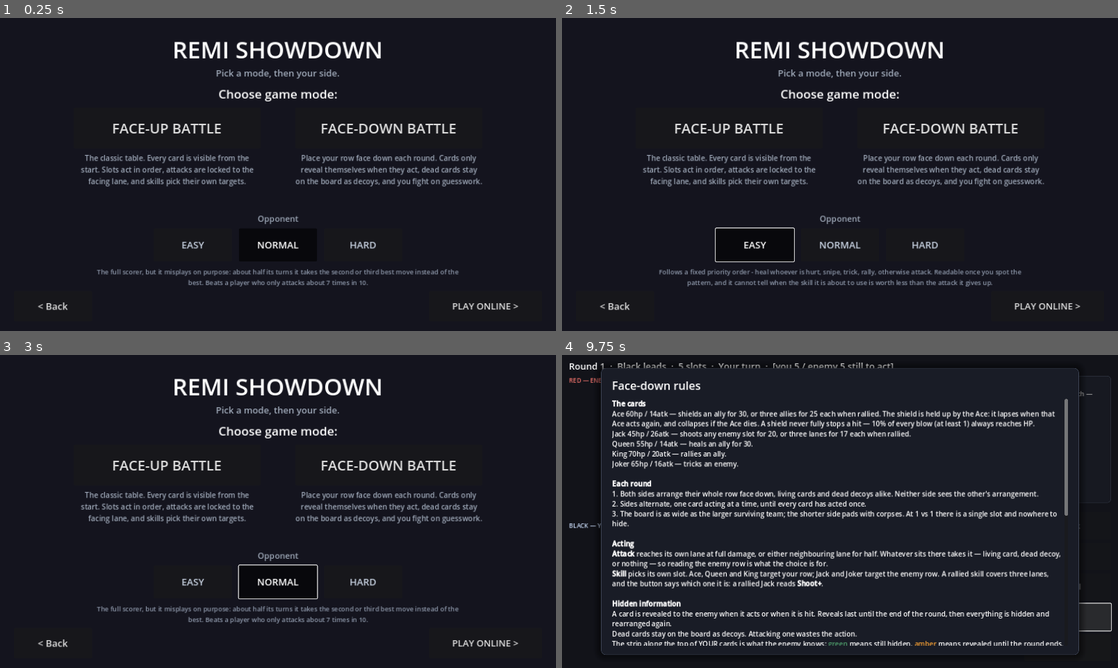
Above: before the commit, frames 1-4 (two rows, left to right).
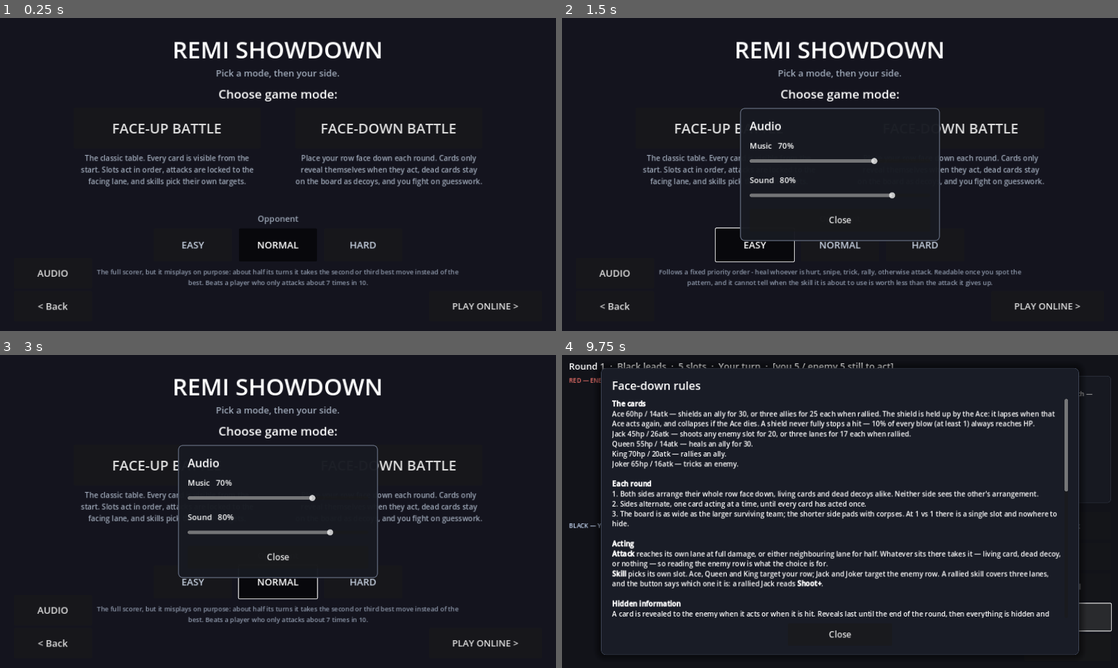
Above: after the commit, the same moments.

Repository: gunasuryo/remi-showdown
Game: Godot game, scene res://Scene/mode_select.tscn
Two runs of this game, one before a commit and one after it. Both use one fixed random seed, a clock stepped at 60 frames per second and the inputs below. Sound files missing from this copy of the repository are replaced by a short silence.
Inputs (mouse positions are in pixels of both pictures, inside the frame that each line leads up to):
- Up to frame 1 (0.25 s): no input
- Up to frame 2 (1.5 s): click (617, 274) at 0.5 s, where only the run after the commit has a clickable "AUDIO"; click "EASY" at 1.25 s
- Up to frame 3 (3 s): click "EASY" at 2 s; click "NORMAL" at 2.75 s
- Up to frame 4 (9.75 s): click "NORMAL" at 3.5 s; click "FACE-UP BATTLE" at 4.25 s; click "Play as BLACK" at 5 s; click "< Menu" at 5.75 s; click "FACE-DOWN BATTLE" at 6.5 s; click "Play as BLACK" at 7.25 s; click "Randomize" at 8 s; click "Lock in" at 8.75 s; click "Rules" at 9.5 s

The runs differ from the first frame. In frame 1, less than 0.1% of the frame differs, in the area x 6-13%, y 80-83%; in frame 2, 2.6%; in frame 3, 2.6%, in the area x 6-68%, y 28-83%; in frame 4, 1.4%.

Commit message:
feat added music to battle

Diff:
--- a/Scene/FaceDown/fd_table.tscn
+++ b/Scene/FaceDown/fd_table.tscn
@@ -359,6 +359,13 @@
 fit_content = true
 text = "[b]The cards[/b]\nAce 60hp / 14atk — shields an ally for 30, or three allies for 25 each when rallied. The shie …(3934 unchanged characters)…
 
+[node name="CloseRulesBtn" type="Button" parent="UI/Root/RulesPanel/M/V"]
+layout_mode = 2
+size_flags_horizontal = 4
+custom_minimum_size = Vector2(240, 52)
+theme_override_font_sizes/font_size = 20
+text = "Close"
+
 [node name="Over" type="PanelContainer" parent="UI/Root"]
 visible = false
 layout_mode = 1
--- /dev/null
+++ b/Scene/Shared/audio.gd
@@ -0,0 +1,145 @@
+extends Node
+
+# The one thing that owns sound. Autoloaded as `Audio`.
+#
+# It is an AUTOLOAD and that is the whole point, not a convenience. An
+# AudioStreamPlayer living in a scene is freed by change_scene_to_file(), so
+# music placed on suit_select would stop dead on the way to mode_select and
+# start again from the top on the way to the board. Every screen restarting the
+# same track is the usual symptom of putting the player in the scene. An
+# autoload is outside the scene being swapped, so the track just keeps playing.
+#
+# Volumes are applied to BUSES rather than to players. A player's volume_db only
+# moves that one sound; a bus moves everything routed to it, including sounds
+# that do not exist yet. The bus layout is default_bus_layout.tres: Master, with
+# Music and SFX feeding into it.
+
+const MUSIC_BUS := "Music"
+const SFX_BUS := "SFX"
+
+# Shares the file GameState already writes the server address into, so the game
+# has one preferences file rather than one per subsystem.
+const PREFS_PATH := "user://remi.cfg"
+
+# Silence is a real setting, so the slider has to reach it. Below this the bus
+# goes to actual -INF rather than a very quiet -40dB, because a fader that
+# bottoms out at "nearly silent" is a fader that sounds broken.
+const MIN_LINEAR := 0.001
+
+const MUSIC_TRACK := "res://Asset/Audio/Music/memento_loop.ogg"
+
+# 0.0 - 1.0, what the sliders show. The dB the bus actually takes is derived.
+var music_volume: float = 0.7
+var sfx_volume: float = 0.8
+
+var _music: AudioStreamPlayer = null
+var _sfx: Array[AudioStreamPlayer] = []
+var _next_sfx: int = 0
+
+# Enough voices that a few overlapping cues do not cut each other off. They are
+# made once here rather than per sound: spawning a player per effect makes the
+# node count jump around during a busy turn and every one of them has to be
+# freed afterwards.
+const SFX_VOICES: int = 8
+
+func _ready() -> void:
+	process_mode = Node.PROCESS_MODE_ALWAYS
+
+	_music = AudioStreamPlayer.new()
+	_music.bus = MUSIC_BUS
+	add_child(_music)
+	# Restart on its own if the stream ever ends. A looping OGG never reaches
+	# this, but an MP3 swapped in later, or an import that lost its Loop tick,
+	# otherwise leaves the game silent for the rest of the session.
+	_music.finished.connect(_on_music_finished)
+
+	for i in range(SFX_VOICES):
+		var p := AudioStreamPlayer.new()
+		p.bus = SFX_BUS
+		add_child(p)
+		_sfx.append(p)
+
+	load_prefs()
+	play_music()
+
+# ── Music ─────────────────────────────────────────────────────────────────
+
+func play_music(path: String = MUSIC_TRACK) -> void:
+	if _music == null:
+		return
+	var stream: AudioStream = load(path)
+	if stream == null:
+		push_warning("Audio: no music at %s" % path)
+		return
+	# Belt and braces over the import setting. Loop lives in the .import file
+	# (the Loop tick in the import dock) and is false by default, so it is one
+	# careless re-import away from a track that plays once and stops. Forcing it
+	# here costs nothing and makes the behaviour a property of the game rather
+	# than of a sidecar file.
+	if stream is AudioStreamOggVorbis or stream is AudioStreamMP3:
+		stream.loop = true
+	_music.stream = stream
+	_music.play()
+
+func stop_music() -> void:
+	if _music != null:
+		_music.stop()
+
+func _on_music_finished() -> void:
+	if _music != null and _music.stream != null:
+		_music.play()
+
+# ── SFX ───────────────────────────────────────────────────────────────────
+
+# Round-robin over the voice pool. Nothing calls this yet - there are no sound
+# effects in the project - but the SFX bus and its slider are wired, so adding
+# one is `Audio.play_sfx(preload(...))` and nothing else.
+func play_sfx(stream: AudioStream, pitch: float = 1.0) -> void:
+	if stream == null or _sfx.is_empty():
+		return
+	var p: AudioStreamPlayer = _sfx[_next_sfx]
+	_next_sfx = (_next_sfx + 1) % _sfx.size()
+	p.stream = stream
+	p.pitch_scale = pitch
+	p.play()
+
+# ── Volume ────────────────────────────────────────────────────────────────
+
+func set_music_volume(v: float) -> void:
+	music_volume = clampf(v, 0.0, 1.0)
+	_apply(MUSIC_BUS, music_volume)
+
+func set_sfx_volume(v: float) -> void:
+	sfx_volume = clampf(v, 0.0, 1.0)
+	_apply(SFX_BUS, sfx_volume)
+
+# A slider is linear and human hearing is not, so 0.5 on the slider has to mean
+# "half as loud", not "half the dB". linear_to_db does that conversion; setting
+# volume_db to the slider value directly is the classic way to get a control
+# that does nothing for most of its travel and then drops off a cliff.
+func _apply(bus_name: String, linear: float) -> void:
+	var idx := AudioServer.get_bus_index(bus_name)
+	if idx < 0:
+		push_warning("Audio: no bus named %s - is default_bus_layout.tres loaded?" % bus_name)
+		return
+	AudioServer.set_bus_volume_db(idx, linear_to_db(maxf(linear, MIN_LINEAR)))
+	AudioServer.set_bus_mute(idx, linear <= MIN_LINEAR)
+
+# ── Preferences ───────────────────────────────────────────────────────────
+
+func load_prefs() -> void:
+	var cfg := ConfigFile.new()
+	if cfg.load(PREFS_PATH) == OK:
+		music_volume = float(cfg.get_value("audio", "music", music_volume))
+		sfx_volume = float(cfg.get_value("audio", "sfx", sfx_volume))
+	set_music_volume(music_volume)
+	set_sfx_volume(sfx_volume)
+
+func save_prefs() -> void:
+	var cfg := ConfigFile.new()
+	# Load first: this file is shared with GameState's server address, and
+	# writing a fresh ConfigFile would drop whatever it had put there.
+	cfg.load(PREFS_PATH)
+	cfg.set_value("audio", "music", music_volume)
+	cfg.set_value("audio", "sfx", sfx_volume)
+	cfg.save(PREFS_PATH)
--- /dev/null
+++ b/Scene/Shared/audio_panel.gd
@@ -0,0 +1,110 @@
+extends RefCounted
+class_name AudioPanel
+
+# The volume sliders, as an overlay any screen can put up.
+#
+# Built in code rather than added to each .tscn, for the same reason FUStage
+# builds its banners that way: there are four screens that could reasonably want
+# it, and hand-editing four scene files to keep four copies of the same panel in
+# sync is how they drift apart. Attach it to a Control, get a button.
+#
+# It writes straight through to the Audio autoload on every drag, so the change
+# is audible while the slider is moving - a volume control you have to confirm
+# before you can hear it is a volume control you have to set twice. Saving is
+# deferred to release, because writing user://remi.cfg on every pixel of drag
+# would be a file write per frame.
+
+const PANEL_W: float = 460.0
+const PANEL_H: float = 260.0
+
+var _root: Control = null
+var _panel: PanelContainer = null
+
+func _ready_panel(parent: Control) -> void:
+	_root = parent
+
+# Builds the overlay (hidden) and returns it, so the caller can show it.
+func build(parent: Control) -> void:
+	_root = parent
+
+	_panel = PanelContainer.new()
+	_panel.name = "AudioPanel"
+	_panel.visible = false
+	_panel.set_anchors_preset(Control.PRESET_CENTER)
+	_panel.grow_horizontal = Control.GROW_DIRECTION_BOTH
+	_panel.grow_vertical = Control.GROW_DIRECTION_BOTH
+	_panel.custom_minimum_size = Vector2(PANEL_W, PANEL_H)
+	# Eat clicks so a tap on the panel does not fall through to the board
+	# underneath, where table2._unhandled_input would read it as "skip".
+	_panel.mouse_filter = Control.MOUSE_FILTER_STOP
+
+	var style := StyleBoxFlat.new()
+	style.bg_color = Color(0.09, 0.10, 0.13, 0.97)
+	style.border_color = Color(0.35, 0.38, 0.45)
+	style.set_border_width_all(2)
+	style.set_corner_radius_all(10)
+	style.set_content_margin_all(22)
+	_panel.add_theme_stylebox_override("panel", style)
+	_root.add_child(_panel)
+
+	var v := VBoxContainer.new()
+	v.add_theme_constant_override("separation", 14)
+	_panel.add_child(v)
+
+	var title := Label.new()
+	title.text = "Audio"
+	title.add_theme_font_size_override("font_size", 26)
+	v.add_child(title)
+
+	_add_slider(v, "Music", Audio.music_volume, Audio.set_music_volume)
+	_add_slider(v, "Sound", Audio.sfx_volume, Audio.set_sfx_volume)
+
+	var close := Button.new()
+	close.text = "Close"
+	close.custom_minimum_size = Vector2(0.0, 52.0)
+	close.add_theme_font_size_override("font_size", 20)
+	close.pressed.connect(hide_panel)
+	v.add_child(close)
+
+func _add_slider(box: VBoxContainer, label_text: String, initial: float,
+		apply: Callable) -> void:
+	var row := VBoxContainer.new()
+	row.add_theme_constant_override("separation", 4)
+	box.add_child(row)
+
+	var caption := Label.new()
+	caption.add_theme_font_size_override("font_size", 18)
+	caption.text = "%s   %d%%" % [label_text, int(round(initial * 100.0))]
+	row.add_child(caption)
+
+	var slider := HSlider.new()
+	slider.min_value = 0.0
+	slider.max_value = 1.0
+	slider.step = 0.01
+	slider.value = initial
+	slider.custom_minimum_size = Vector2(0.0, 34.0)
+	row.add_child(slider)
+
+	slider.value_changed.connect(func(value: float):
+		apply.call(value)
+		caption.text = "%s   %d%%" % [label_text, int(round(value * 100.0))])
+	# One write when the drag ends, not one per frame while it moves.
+	slider.drag_ended.connect(func(_changed: bool): Audio.save_prefs())
+
+func show_panel() -> void:
+	if _panel != null:
+		_panel.visible = true
+
+func hide_panel() -> void:
+	if _panel != null:
+		_panel.visible = false
+		Audio.save_prefs()
+
+func is_open() -> bool:
+	return _panel != null and _panel.visible
+
+func toggle() -> void:
+	if is_open():
+		hide_panel()
+	else:
+		show_panel()
--- a/Scene/mode_select.gd
+++ b/Scene/mode_select.gd
@@ -23,8 +23,15 @@
 	GameState.Difficulty.HARD: "The same scorer playing its best move every time, on weights tuned against three different opponents. It rallies its Jack, shields to deny kills, and heals only to stop one. Beats a pure attacker 97 times in 100.",
 }
 
+# The volume sliders, built over this screen on demand. mode_select is the hub
+# both boards return to, which makes it the one screen a player can always get
+# back to in order to turn the music down.
+var _audio_panel: AudioPanel = null
+
 func _ready() -> void:
 	SafeArea.bind($UI/Root)
+	_audio_panel = AudioPanel.new()
+	_audio_panel.build($UI/Root)
 	# Arriving here means we are not in an online match; the board reads this to
 	# decide which session to build.
 	GameState.opponent = GameState.Opponent.AI
@@ -95,5 +102,8 @@
 	GameState.mode = GameState.Mode.FACE_DOWN
 	get_tree().change_scene_to_file(SUIT_SCENE)
 
+func _on_audio_btn_pressed() -> void:
+	_audio_panel.toggle()
+
 func _on_back_btn_pressed() -> void:
 	get_tree().quit()
--- a/Scene/mode_select.tscn
+++ b/Scene/mode_select.tscn
@@ -234,10 +234,24 @@
 theme_override_font_sizes/font_size = 22
 text = "< Back"
 
+[node name="AudioBtn" type="Button" parent="UI/Root"]
+layout_mode = 1
+anchors_preset = -1
+anchor_top = 1.0
+anchor_bottom = 1.0
+offset_left = 32.0
+offset_top = -168.0
+offset_right = 212.0
+offset_bottom = -98.0
+grow_vertical = 0
+theme_override_font_sizes/font_size = 22
+text = "AUDIO"
+
 [connection signal="pressed" from="UI/Root/FaceUpBtn" to="." method="_on_face_up_btn_pressed"]
 [connection signal="pressed" from="UI/Root/FaceDownBtn" to="." method="_on_face_down_btn_pressed"]
 [connection signal="pressed" from="UI/Root/Difficulty/EasyBtn" to="." method="_on_easy_btn_pressed"]
 [connection signal="pressed" from="UI/Root/Difficulty/NormalBtn" to="." method="_on_normal_btn_pressed"]
 [connection signal="pressed" from="UI/Root/Difficulty/HardBtn" to="." method="_on_hard_btn_pressed"]
 [connection signal="pressed" from="UI/Root/OnlineBtn" to="." method="_on_online_btn_pressed"]
+[connection signal="pressed" from="UI/Root/AudioBtn" to="." method="_on_audio_btn_pressed"]
 [connection signal="pressed" from="UI/Root/BackBtn" to="." method="_on_back_btn_pressed"]
--- /dev/null
+++ b/default_bus_layout.tres
@@ -0,0 +1,15 @@
+[gd_resource type="AudioBusLayout" format=3]
+
+[resource]
+bus/1/name = &"Music"
+bus/1/solo = false
+bus/1/mute = false
+bus/1/bypass_fx = false
+bus/1/volume_db = 0.0
+bus/1/send = &"Master"
+bus/2/name = &"SFX"
+bus/2/solo = false
+bus/2/mute = false
+bus/2/bypass_fx = false
+bus/2/volume_db = 0.0
+bus/2/send = &"Master"
--- a/project.godot
+++ b/project.godot
@@ -19,6 +19,11 @@
 [autoload]
 
 GameState="*res://Scene/GameState.gd"
+Audio="*res://Scene/Shared/audio.gd"
+
+[audio]
+
+buses/default_bus_layout="res://default_bus_layout.tres"
 
 [display]
 
--- /dev/null
+++ b/test/test_audio.gd
@@ -0,0 +1,104 @@
+extends SceneTree
+
+# Audio wiring, headless.
+#
+#   godot --headless --path RemiShowdown --script res://test/test_audio.gd
+#
+# Every failure this guards is SILENT. A missing bus, an import that lost its
+# Loop tick, an autoload that was never registered, a signal wired to a node
+# that does not exist - none of them crash. The game just runs without music, or
+# with music that stops after one play, or with a panel that cannot be closed,
+# and you find out by playing far enough to notice.
+#
+# Headless uses the dummy audio driver: nothing is audible, but the buses, the
+# streams and the player states are all real.
+
+var failures: Array = []
+var checks: int = 0
+
+func _ok(cond: bool, what: String) -> void:
+	checks += 1
+	if not cond:
+		failures.append(what)
+
+func _initialize() -> void:
+	# Compiled before the autoloads register, so `Audio` is not an identifier
+	# here the way it is inside a scene script.
+	var audio: Node = root.get_node_or_null("/root/Audio")
+	_ok(audio != null, "the Audio autoload is registered")
+	if audio == null:
+		_report()
+		return
+
+	# ── Buses ───────────────────────────────────────────────────────────
+	# Volume is applied per bus, so a typo in a bus name is the difference
+	# between a working slider and one that does nothing at all.
+	for bus in ["Master", "Music", "SFX"]:
+		_ok(AudioServer.get_bus_index(bus) >= 0, "bus %s exists" % bus)
+
+	# ── The track ───────────────────────────────────────────────────────
+	var stream: AudioStream = load(audio.MUSIC_TRACK)
+	_ok(stream != null, "the music track loads: %s" % audio.MUSIC_TRACK)
+	if stream != null:
+		_ok(stream is AudioStreamOggVorbis or stream is AudioStreamMP3,
+			"the track is a stream type that can loop")
+		_ok(bool(stream.loop), "the track is set to loop")
+
+	# ── It is actually playing ──────────────────────────────────────────
+	var player: AudioStreamPlayer = null
+	for child in audio.get_children():
+		if child is AudioStreamPlayer and child.bus == "Music":
+			player = child
+			break
+	_ok(player != null, "there is a music player on the Music bus")
+	if player != null:
+		_ok(player.playing, "music started on its own at boot")
+		_ok(player.stream != null and bool(player.stream.loop),
+			"the stream it is playing loops")
+
+	# ── Volume maps the way a slider expects ────────────────────────────
+	var idx := AudioServer.get_bus_index("Music")
+	audio.set_music_volume(1.0)
+	var loud := AudioServer.get_bus_volume_db(idx)
+	audio.set_music_volume(0.5)
+	var mid := AudioServer.get_bus_volume_db(idx)
+	audio.set_music_volume(0.0)
+	_ok(mid < loud, "a lower slider value is a lower bus volume")
+	_ok(AudioServer.is_bus_mute(idx), "zero on the slider is actually silent")
+	_ok(not is_equal_approx(mid, 0.5),
+		"volume is converted to dB, not assigned raw")
+	audio.set_music_volume(0.7)
+
+	# ── The scenes that hang controls off all this ──────────────────────
+	_scene("res://Scene/mode_select.tscn", [
+		"UI/Root/AudioBtn",
+	])
+	# The connection to this button has been in the scene file for a while; the
+	# button itself was never added, so the rules panel had no way to close.
+	_scene("res://Scene/FaceDown/fd_table.tscn", [
+		"UI/Root/RulesPanel",
+		"UI/Root/RulesPanel/M/V/CloseRulesBtn",
+	])
+	_report()
+
+# Instantiates a scene and checks the named nodes are really there. Loading it
+# is also what surfaces a connection pointing at a node that does not exist.
+func _scene(path: String, node_paths: Array) -> void:
+	var packed: PackedScene = load(path)
+	_ok(packed != null, "%s loads" % path)
+	if packed == null:
+		return
+	var inst := packed.instantiate()
+	for np in node_paths:
+		_ok(inst.get_node_or_null(np) != null, "%s has %s" % [path.get_file(), np])
+	inst.free()
+
+func _report() -> void:
+	print("")
+	if failures.is_empty():
+		print("AUDIO OK: %d checks" % checks)
+	else:
+		print("AUDIO FAIL:")
+		for f in failures:
+			print("  ", f)
+	quit(1 if not failures.is_empty() else 0)
Not shown, added: Asset/Audio/Music/memento-mp3.mp3.import
Not shown, added: Asset/Audio/Music/memento_loop.ogg.import
Not shown, changed: .gitignore
Not shown, removed: Asset/music/memento-mp3.mp3
Not shown, removed: Asset/music/memento_loop.ogg
Not shown, changed: README.md
